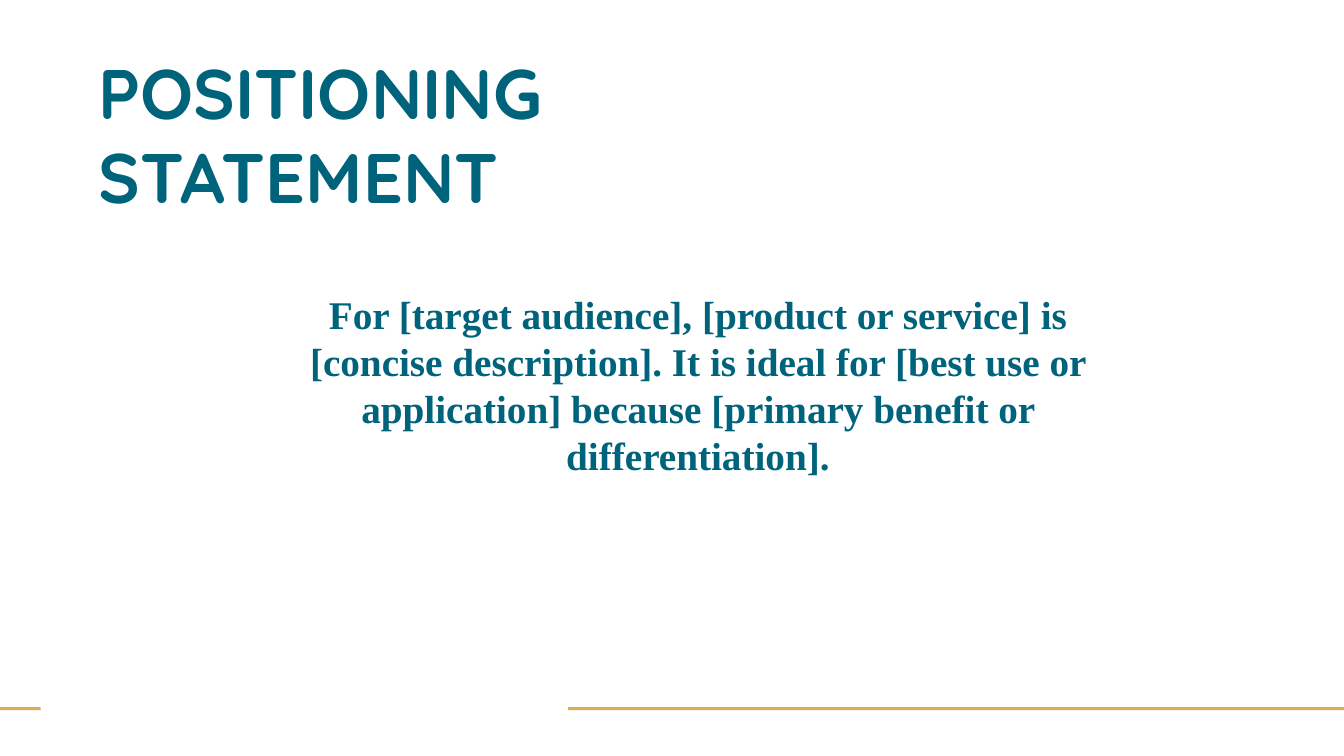
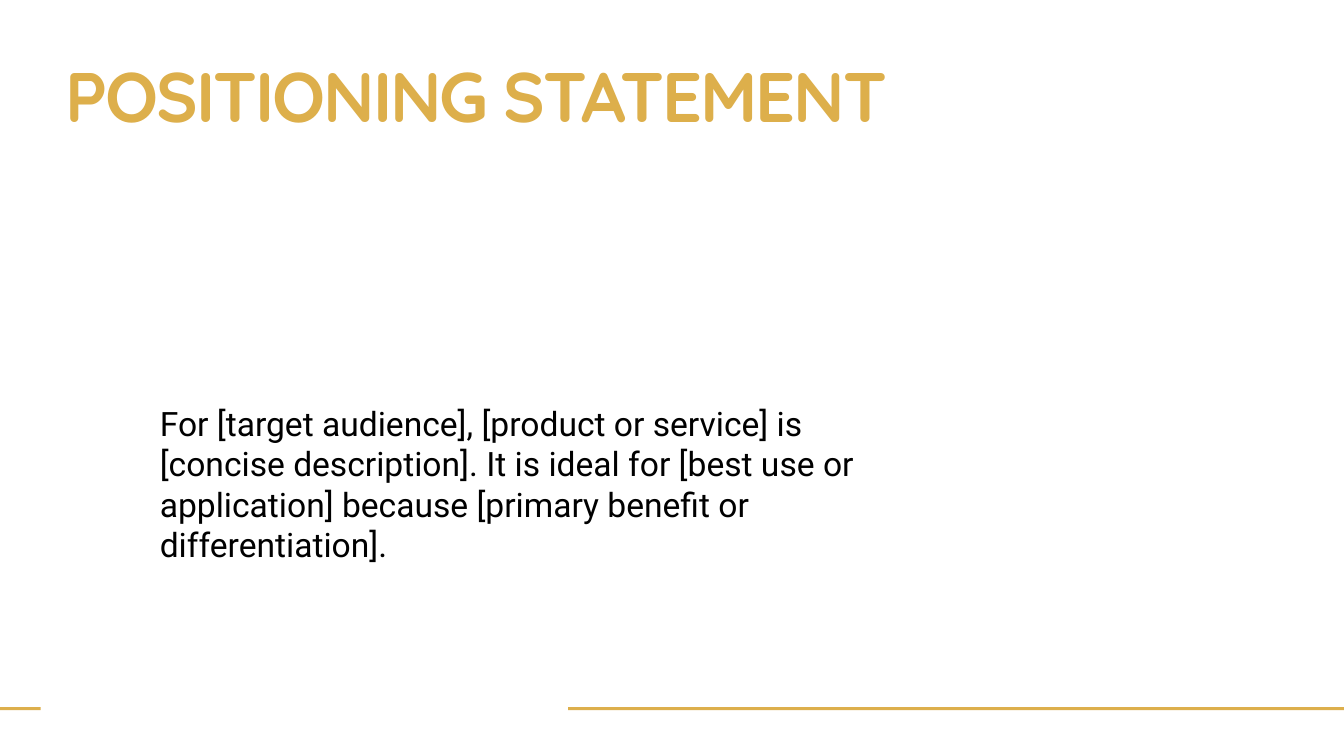
Before and after one commit to kindawilson/digitalmarketing, a slide deck: slide 9 of Week 2/The Foundation - Week 2.pptx. Drawn at 1344x756 pixels with LibreOffice and Linux fonts; fonts in the diff are those of the drawing; background and template pictures are left out. Boxes give left, top, right and bottom in pixels: in the first picture for what was removed or moved away, otherwise in the second. Text is boxed around its words. In the diff, an @@ line names an element or a change of style, - is before the commit and + after.

```diff
--- a/Week 2/The Foundation - Week 2.pptx
+++ b/Week 2/The Foundation - Week 2.pptx
@@ text "POSITIONING STATEMENT": place and size @@
-text "POSITIONING STATEMENT" at (98,69,541,204)
+text "POSITIONING STATEMENT" at (66,72,887,123)
@@ text "POSITIONING STATEMENT" at (66,72,887,123): text colour #00637C to #DDAF4B, letter spacing 0 to -1.5 pt @@
@@ text "For [target audience], [product or ...": place and size @@
-text "For [target audience], [product or ..." at (310,301,1087,476)
+text "For [target audience], [product or ..." at (160,408,854,524)
@@ text "For [target audience], [product or ..." at (160,408,854,524): size 28 to 24 pt, font Times New Roman to Roboto, text colour #00637C to #000000, bold off; alignment centre to left @@
```
Also in this commit, not shown: 14 other slides changed, 2 slides added, 2 slides removed, 1 other file.
